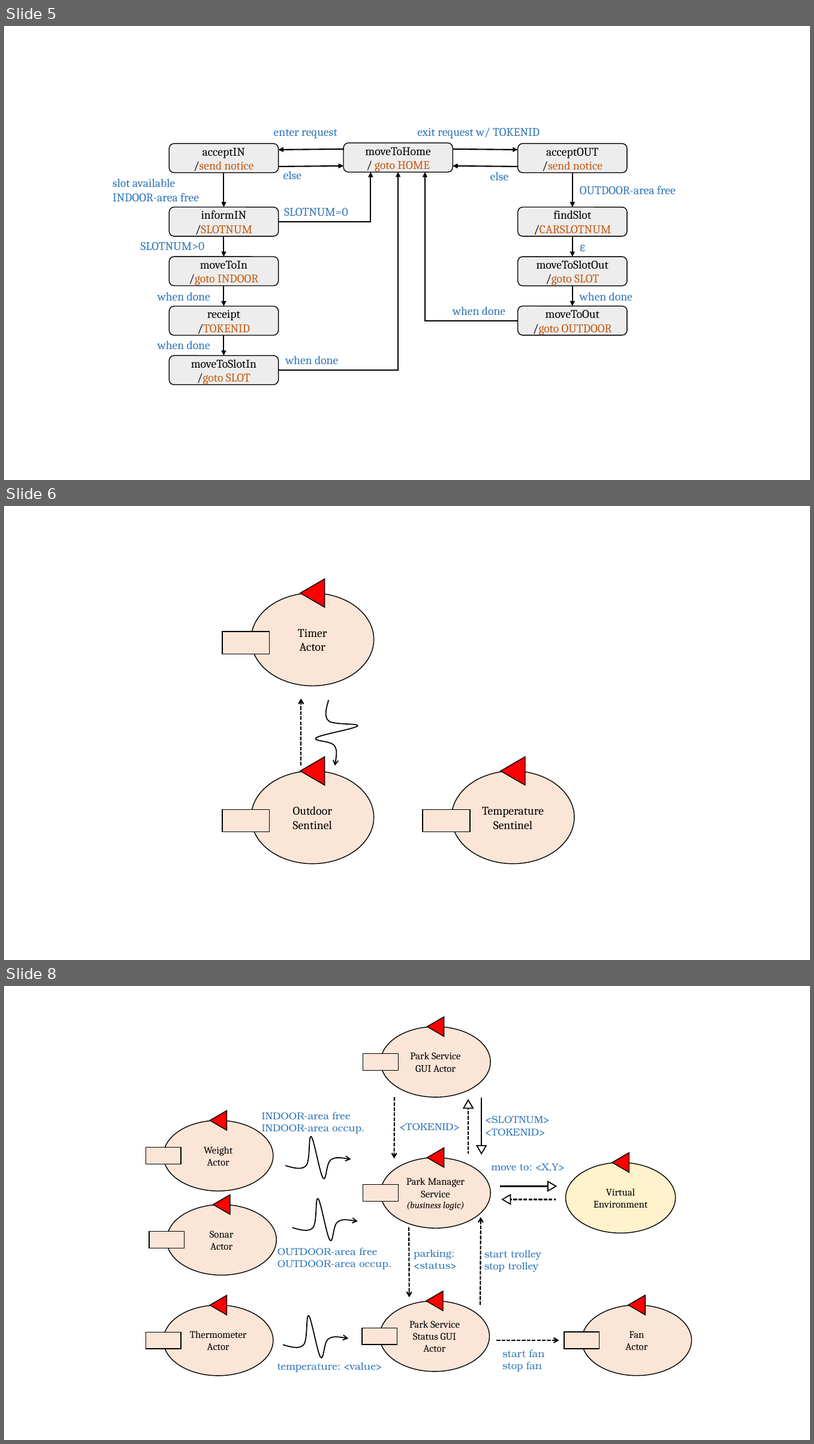
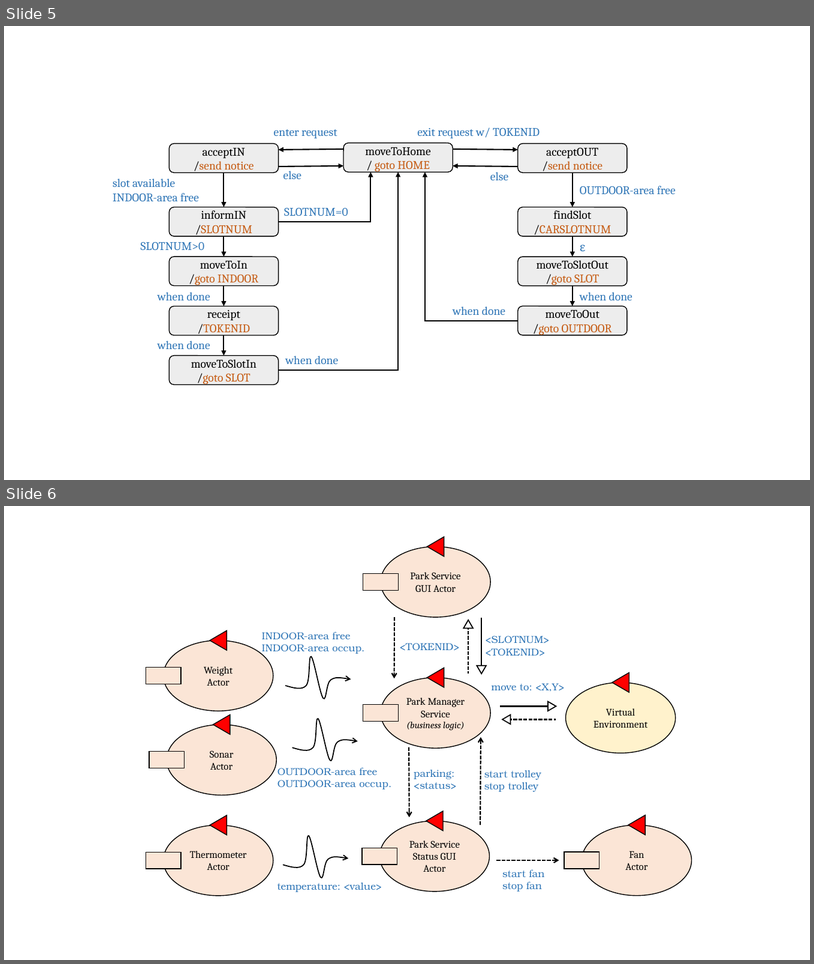
Before and after one commit to JackFantaz/FantazziniGiacomoIss, a slide deck: FinalTask/userDocs/img/final_task_schema.pptx. Shown one above the other, each under a label of ours: slides 5, 6 and 8 before the commit, slides 5 and 6 after it; the slides between them are not shown. The pictures are 814x1444 and 814x964 pixels, drawn with LibreOffice and Linux fonts; fonts in the diff are those of the drawing. Boxes give left, top, right and bottom in pixels: in the first picture for what was removed or moved away, otherwise in the second. Text is boxed around its words. In the diff, an @@ line names an element or a change of style, - is before the commit and + after.

```diff
--- a/FinalTask/userDocs/img/final_task_schema.pptx
+++ b/FinalTask/userDocs/img/final_task_schema.pptx
@@ slide 6 removed at box(4, 506, 810, 960), background #FFFFFF @@
@@ ellipse removed at box(251, 593, 374, 685) @@
-Timer
-Actor
@@ triangle removed at box(300, 579, 325, 607) @@
@@ rectangle removed at box(222, 631, 270, 654) @@
@@ arrow removed from (301, 766) to (301, 699) @@
@@ freeform shape removed at box(315, 700, 358, 766) @@
@@ triangle removed at box(300, 756, 325, 785) @@
@@ triangle removed at box(501, 756, 525, 785) @@
@@ ellipse removed at box(251, 771, 374, 864) @@
-Outdoor Sentinel
@@ ellipse removed at box(452, 771, 575, 864) @@
-Temperature Sentinel
@@ rectangle removed at box(222, 809, 270, 831) @@
@@ rectangle removed at box(423, 809, 470, 831) @@
@@ what was slide 8 is now slide 6 @@
```
Also in this commit, not shown: 2 slides changed, 1 other slide removed, 4 other files.
